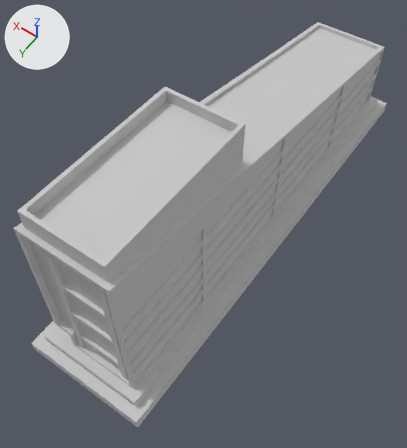
Two versions of the FBX model Assets/Raw/block_2.fbx, one commit apart.
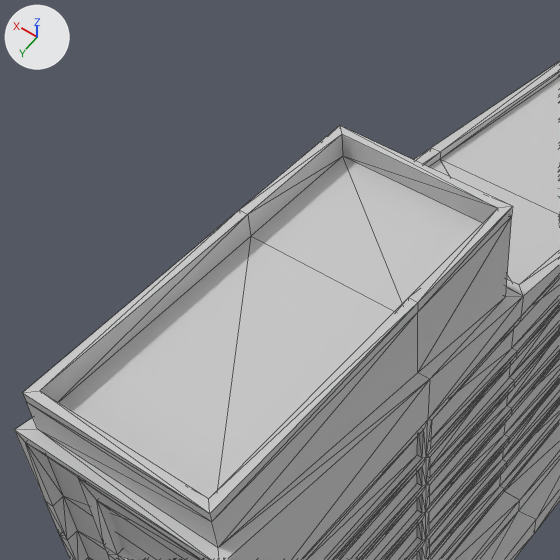
Each version is shown whole from a 50 mm camera at (-1.61, 2.78, 3.9) aimed at (-0.04, 0.59, 0.45), then close up on the part from 2% to 66% of the width and 6% to 64% of the height. The axes (+X, +Y, +Z) are drawn at upper left. The lights are the same throughout. The close-ups show mesh edges as thin lines. Where no turn or scale is listed for an object, it has been applied to the vertices.
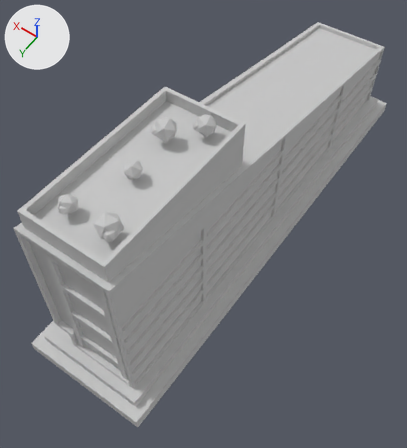
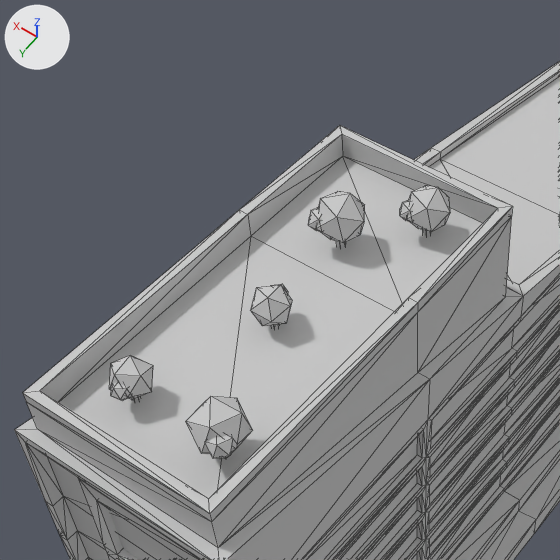
Commit message: block_2 once again

Pixel boxes [x1, y1, x2, y2] of what changed, in the close-ups (560 x 560 px):
part 1 of me_mesh, added
    after: [109, 355, 153, 400]
part 2 of me_mesh, added
    after: [111, 383, 130, 401]
part 3 of me_mesh, added
    after: [186, 396, 252, 454]
part 4 of me_mesh, added
    after: [206, 435, 236, 458]
part 5 of me_mesh, added
    after: [250, 285, 292, 326]
part 6 of me_mesh, added
    after: [316, 191, 365, 243]
part 7 of me_mesh, added
    after: [309, 207, 322, 232]
part 8 of me_mesh, added
    after: [407, 185, 450, 232]
part 9 of me_mesh, added
    after: [400, 200, 412, 222]
part 10 of me_mesh, built on
    before: [406, 404, 560, 560]
    after: [133, 230, 560, 560]

The edits, one by one:
me_mesh is used by ob_object065; location (0.0, 0.0, 0.0).
me_mesh had 872 vertices, 1484 faces and spanned x -0.5..0.5, y -2.0..2.0, z 0.0..1.58.
me_mesh now has 1052 vertices, 1744 faces and spans x -0.5..0.5, y -2.0..2.0, z 0.0..1.68.
me_mesh part 1: a new loose piece, an icosphere of 20 faces spanning x 0.06..0.17, y 1.56..1.67, z 1.52..1.63, in mat_material__84 (its picture is missing).
me_mesh part 2: a new loose piece, an icosphere of 20 faces spanning x 0.08..0.137, y 1.632..1.685, z 1.55..1.606, in mat_material__84 (its picture is missing).
me_mesh part 3: a new loose piece, an icosphere of 20 faces spanning x -0.26..-0.1, y 1.54..1.7, z 1.53..1.68, in mat_material__84 (its picture is missing).
me_mesh part 4: a new loose piece, an icosphere of 20 faces spanning x -0.259..-0.183, y 1.617..1.695, z 1.568..1.641, in mat_material__84 (its picture is missing).
me_mesh part 5: a new loose piece, an icosphere of 20 faces spanning x -0.06..0.05, y 1.17..1.28, z 1.52..1.63, in mat_material__84 (its picture is missing).
me_mesh part 6: a new loose piece, an icosphere of 20 faces spanning x -0.04..0.11, y 0.8..0.95, z 1.53..1.68, in mat_material__84 (its picture is missing).
me_mesh part 7: a new loose piece, an icosphere of 20 faces spanning x 0.034..0.111, y 0.873..0.948, z 1.567..1.639, in mat_material__84 (its picture is missing).
me_mesh part 8: a new loose piece, an icosphere of 20 faces spanning x -0.21..-0.07, y 0.62..0.76, z 1.53..1.66, in mat_material__84 (its picture is missing).
me_mesh part 9: a new loose piece, an icosphere of 20 faces spanning x -0.136..-0.067, y 0.694..0.762, z 1.559..1.625, in mat_material__84 (its picture is missing).
Part 10, on me_mesh:
68 faces are deleted.
30 vertices are added at x -0.19..0.13, y 0.68..1.64, z 1.49.
12 new vertices lie (0.0, 0.0, 0.13) away from vertices in x -0.19..0.05, y 0.86..1.64, z 1.49.
12 new vertices lie (0.0, 0.0, 0.1) away from vertices in x -0.02..0.13, y 1.21..1.63, z 1.49.
6 new vertices lie (0.0, 0.0, 0.12) away from vertices in x -0.15..-0.12, y 0.68..0.7, z 1.49.
128 new faces join them.
